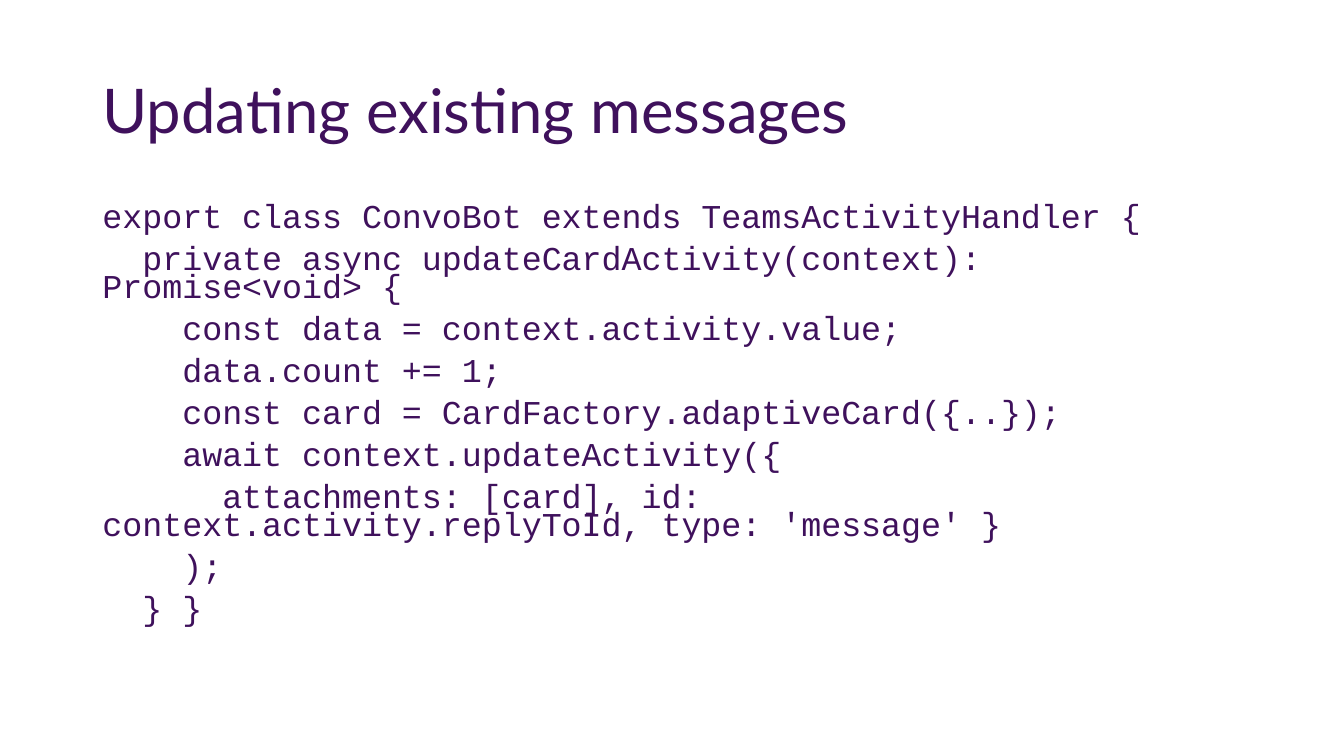
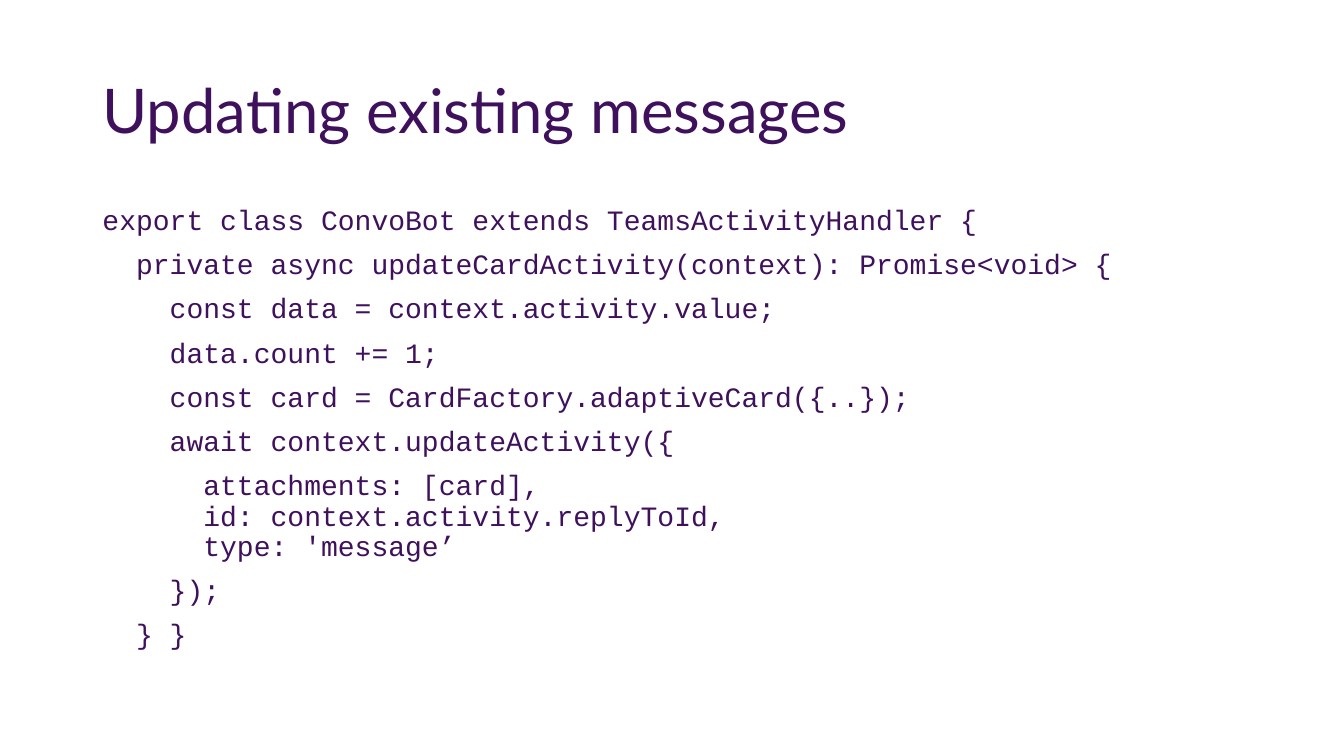
Before and after one commit to OfficeDev/TrainingContent, a slide deck: slide 27 of Teams/40 Conversational Bots/slides.pptx. Drawn at 1344x756 pixels with LibreOffice and Linux fonts; fonts in the diff are those of the drawing; background and template pictures are left out. Boxes give left, top, right and bottom in pixels: in the first picture for what was removed or moved away, otherwise in the second. Text is boxed around its words. In the diff, an @@ line names an element or a change of style, - is before the commit and + after.

```diff
--- a/Teams/40 Conversational Bots/slides.pptx
+++ b/Teams/40 Conversational Bots/slides.pptx
@@ text at [102, 210, 1078, 457]: size 23.8 to 20 pt in "export class ConvoBot extends TeamsActivityHandler {", "private async updateCardActivity(context): Promise<void> {", "const data = context.activity.value;", "data.count += 1;" and 3 more places; line spacing 0.7 to 0.9 @@
@@ text at [203, 476, 725, 562]: text changed; size 23.8 to 20 pt @@
-attachments: [card], id: context.activity.replyToId, type: 'message' }
-);
+attachments: [card],
+id: context.activity.replyToId,
+type: 'message’
+});
```
Also in this commit, not shown: 9 other slides changed, 38 other files.
